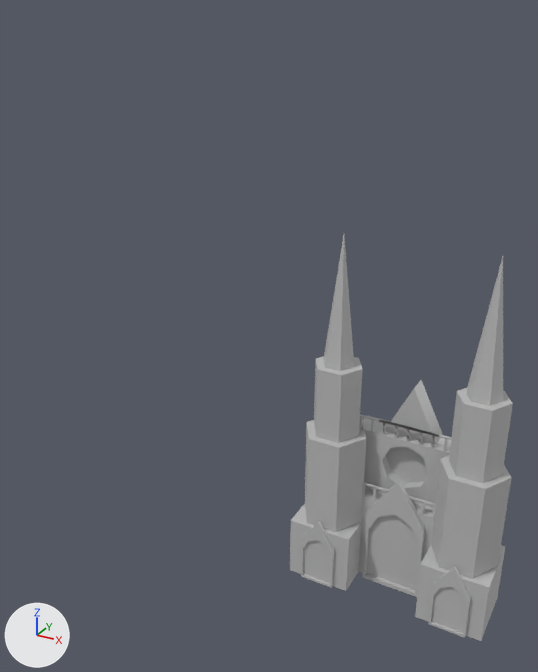
Before and after pictures for a commit that changed the FBX model Victorian Racer/Assets/Resource/Environment Models/church front blockout.fbx.
Both versions are drawn from a 50 mm camera at (0.352, -0.49, 0.447) aimed at (0.081, 0.004, 0.2). The axes (+X, +Y, +Z) are drawn at lower left. The lights are the same throughout. Where no turn or scale is listed for an object, it has been applied to the vertices. Vertices at the same position are counted once.

The older version as bpy lines, for what is in view:
```python
me_mesh = bpy.data.meshes.new('Mesh')
me_mesh.from_pydata(...)  # 578 vertices, 530 faces; spans x -0.083..0.083, y -0.032..0.032, z -0.15..0.15
me_mesh.materials.append(mat_aiambientocclusion1)  # grey #bcbcbc
ob_polysurface7 = bpy.data.objects.new('polySurface7', me_mesh)
ob_polysurface7.location = (0.204, -0.003, 0.15)
```
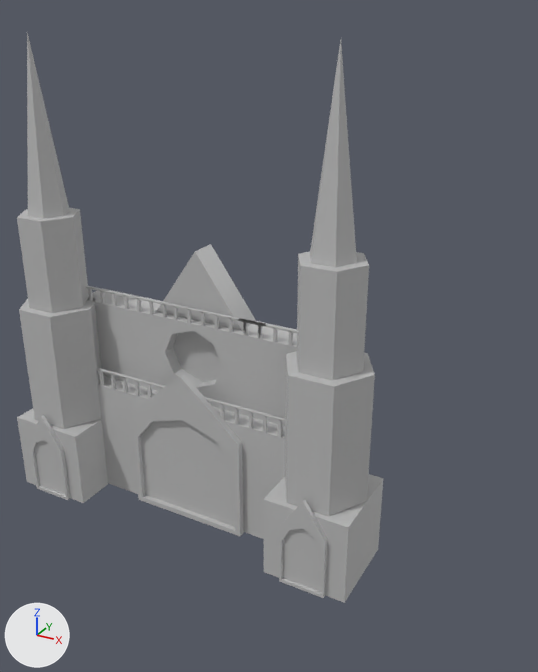
Commit message: bigger version of the church

Location of each change, (x1, y1, x2, y2) in pixels of the pictures (538 x 672 px; the box of a moved part takes in the faces that stretch with it):
'polySurface7', reshaped, moved (64% wider, 40% taller)
    before: (290, 235, 513, 641)
    after: (17, 33, 383, 603)
part 1 of me_mesh, moved or reshaped
    before: (305, 356, 366, 532)
    after: (17, 208, 101, 429)
part 2 of me_mesh, added
    after: (17, 408, 109, 503)
part 3 of me_mesh, moved or reshaped
    before: (301, 521, 335, 588)
    after: (29, 415, 70, 500)
part 4 of me_mesh, added
    after: (27, 33, 70, 219)
part 5 of me_mesh, moved or reshaped
    before: (362, 480, 426, 597)
    after: (131, 374, 244, 536)
part 6 of me_mesh, moved or reshaped
    before: (429, 566, 471, 638)
    after: (279, 500, 327, 598)
part 7 of me_mesh, added
    after: (263, 474, 383, 603)
part 8 of me_mesh, moved or reshaped
    before: (431, 388, 513, 578)
    after: (285, 252, 375, 516)
part 9 of me_mesh, added
    after: (310, 40, 357, 267)
part 10 of me_mesh, moved or reshaped
    before: (358, 487, 434, 573)
    after: (98, 376, 285, 539)
part 11 of me_mesh, added
    after: (99, 370, 104, 386)
part 12 of me_mesh, added
    after: (111, 374, 116, 389)
part 13 of me_mesh, added
    after: (96, 368, 166, 389)
part 14 of me_mesh, added
    after: (147, 384, 152, 400)
part 15 of me_mesh, added
    after: (135, 381, 140, 396)
part 16 of me_mesh, added
    after: (123, 377, 128, 393)
part 17 of me_mesh, added
    after: (205, 397, 285, 422)
part 18 of me_mesh, added
    after: (263, 416, 268, 433)
part 19 of me_mesh, added
    after: (278, 420, 282, 437)
part 20 of me_mesh, added
    after: (249, 412, 253, 429)
part 21 of me_mesh, added
    after: (234, 408, 239, 425)
part 22 of me_mesh, added
    after: (220, 404, 225, 420)
part 23 of me_mesh, added
    after: (88, 288, 93, 301)
part 24 of me_mesh, added
    after: (100, 290, 105, 303)

Diff of the bpy script that builds the scene:
```diff
--- a/Victorian Racer/Assets/Resource/Environment Models/church front blockout.fbx.py
+++ b/Victorian Racer/Assets/Resource/Environment Models/church front blockout.fbx.py
@@ me_mesh @@
-me_mesh.from_pydata(...)  # 578 vertices, 530 faces; spans x -0.083..0.083, y -0.032..0.032, z -0.15..0.15
+me_mesh.from_pydata(...)  # 706 vertices, 626 faces; spans x -0.178..0.178, y -0.045..0.045, z -0.216..0.216
+# me_mesh part 1: the loose piece of 27 vertices spanning x -0.083..-0.03, y -0.025..0.02, z -0.097..0.044 is scaled about its middle by 1.44, then moved by (-0.084, -0.001, -0.011)
+# me_mesh part 2: a new loose piece, a box spanning x -0.178..-0.102, y -0.042..0.034, z -0.215..-0.139, in mat_aiambientocclusion1 (grey #bcbcbc)
+# me_mesh part 3: the loose piece of 76 vertices spanning x -0.071..-0.042, y -0.032..-0.029, z -0.15..-0.088 is scaled about its middle by 1.44, then moved by (-0.084, -0.013, -0.052)
+# me_mesh part 4: a new loose piece, a 6-sided cone pointing to +z spanning x -0.159..-0.121, y -0.02..0.013, z 0.063..0.216, in mat_aiambientocclusion1 (grey #bcbcbc)
+# me_mesh part 5: the loose piece of 76 vertices spanning x -0.024..0.024, y -0.007..-0.003, z -0.15..-0.045 is scaled about the mesh origin by (2.42, 1.44, 1.44)
+# me_mesh part 6: the loose piece of 76 vertices spanning x 0.042..0.071, y -0.032..-0.029, z -0.15..-0.088 is scaled about its middle by 1.44, then moved by (0.084, -0.013, -0.052)
+# me_mesh part 7: a new loose piece, a box spanning x 0.102..0.178, y -0.042..0.034, z -0.215..-0.139, in mat_aiambientocclusion1 (grey #bcbcbc)
+# me_mesh part 8: the loose piece of 27 vertices spanning x 0.03..0.083, y -0.025..0.02, z -0.097..0.044 is scaled about its middle by 1.44, then moved by (0.084, -0.001, -0.011)
+# me_mesh part 9: a new loose piece, a 6-sided cone pointing to +z spanning x 0.121..0.159, y -0.02..0.013, z 0.063..0.216, in mat_aiambientocclusion1 (grey #bcbcbc)
+# me_mesh part 10: the loose piece of 16 vertices spanning x -0.04..0.04, y -0.003..0.014, z -0.149..-0.07 is scaled about the mesh origin by (3.45, 1.44, 1.44)
+# me_mesh part 11: a new loose piece, a box spanning x -0.0986..-0.096, y -0.0047..-0.0022, z -0.1006..-0.084, in mat_aiambientocclusion1 (grey #bcbcbc)
+# me_mesh part 12: a new loose piece, a box spanning x -0.0842..-0.0817, y -0.0047..-0.0022, z -0.1006..-0.084, in mat_aiambientocclusion1 (grey #bcbcbc)
+# me_mesh part 13: a new loose piece, a box spanning x -0.1035..-0.0049, y -0.0047..-0.0022, z -0.0848..-0.0831, in mat_aiambientocclusion1 (grey #bcbcbc)
+# me_mesh part 14: a new loose piece, a box spanning x -0.0411..-0.0386, y -0.0047..-0.0022, z -0.1006..-0.084, in mat_aiambientocclusion1 (grey #bcbcbc)
+# me_mesh part 15: a new loose piece, a box spanning x -0.0555..-0.0529, y -0.0047..-0.0022, z -0.1006..-0.084, in mat_aiambientocclusion1 (grey #bcbcbc)
+# me_mesh part 16: a new loose piece, a box spanning x -0.0699..-0.0673, y -0.0047..-0.0022, z -0.1006..-0.084, in mat_aiambientocclusion1 (grey #bcbcbc)
+# me_mesh part 17: a new loose piece, a box spanning x 0.0047..0.1034, y -0.0047..-0.0022, z -0.0848..-0.0831, in mat_aiambientocclusion1 (grey #bcbcbc)
+# me_mesh part 18: a new loose piece, a box spanning x 0.0815..0.084, y -0.0047..-0.0022, z -0.1006..-0.084, in mat_aiambientocclusion1 (grey #bcbcbc)
+# me_mesh part 19: a new loose piece, a box spanning x 0.0958..0.0984, y -0.0047..-0.0022, z -0.1006..-0.084, in mat_aiambientocclusion1 (grey #bcbcbc)
+# me_mesh part 20: a new loose piece, a box spanning x 0.0671..0.0697, y -0.0047..-0.0022, z -0.1006..-0.084, in mat_aiambientocclusion1 (grey #bcbcbc)
+# me_mesh part 21: a new loose piece, a box spanning x 0.0527..0.0553, y -0.0047..-0.0022, z -0.1006..-0.084, in mat_aiambientocclusion1 (grey #bcbcbc)
+# me_mesh part 22: a new loose piece, a box spanning x 0.0384..0.0409, y -0.0047..-0.0022, z -0.1006..-0.084, in mat_aiambientocclusion1 (grey #bcbcbc)
+# me_mesh part 23: a new loose piece, a box spanning x -0.1182..-0.1156, y 0.0129..0.0154, z -0.0261..-0.0095, in mat_aiambientocclusion1 (grey #bcbcbc)
+# me_mesh part 24: a new loose piece, a box spanning x -0.1038..-0.1012, y 0.0129..0.0154, z -0.0261..-0.0095, in mat_aiambientocclusion1 (grey #bcbcbc)
+# me_mesh part 25: a new loose piece, a box spanning x -0.1231..-0.0244, y 0.0129..0.0154, z -0.0103..-0.0086, in mat_aiambientocclusion1 (grey #bcbcbc)
+# me_mesh part 26: a new loose piece, a box spanning x -0.0463..-0.0438, y 0.0129..0.0154, z -0.0261..-0.0095, in mat_aiambientocclusion1 (grey #bcbcbc)
+# me_mesh part 27: 28 loose pieces with 222 vertices, spanning x -0.083..0.083, y -0.029..0.024, z -0.15..0.15, are deleted
+# me_mesh part 28: 58 vertices removed from x -0.044..0.044, y 0.009..0.032, z -0.07..0.029; 218 vertices added at x -0.129..0.146, y 0.013..0.045, z -0.1..0.042
 me_mesh.materials.append(mat_aiambientocclusion1)
@@ ob_polysurface7 @@
 ob_polysurface7 = bpy.data.objects.new('polySurface7', me_mesh)
-ob_polysurface7.location = (0.204, -0.003, 0.15)
+ob_polysurface7.location = (0.0, -0.003, 0.215)
```
